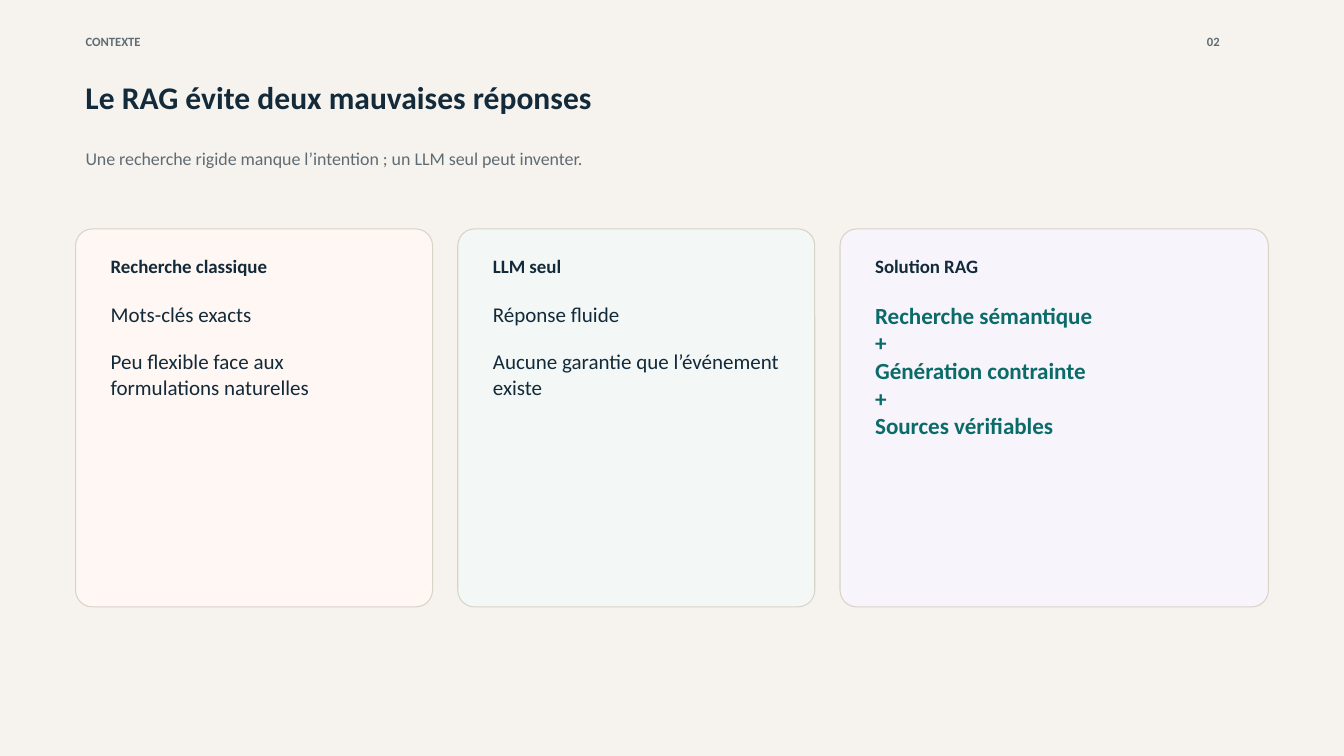
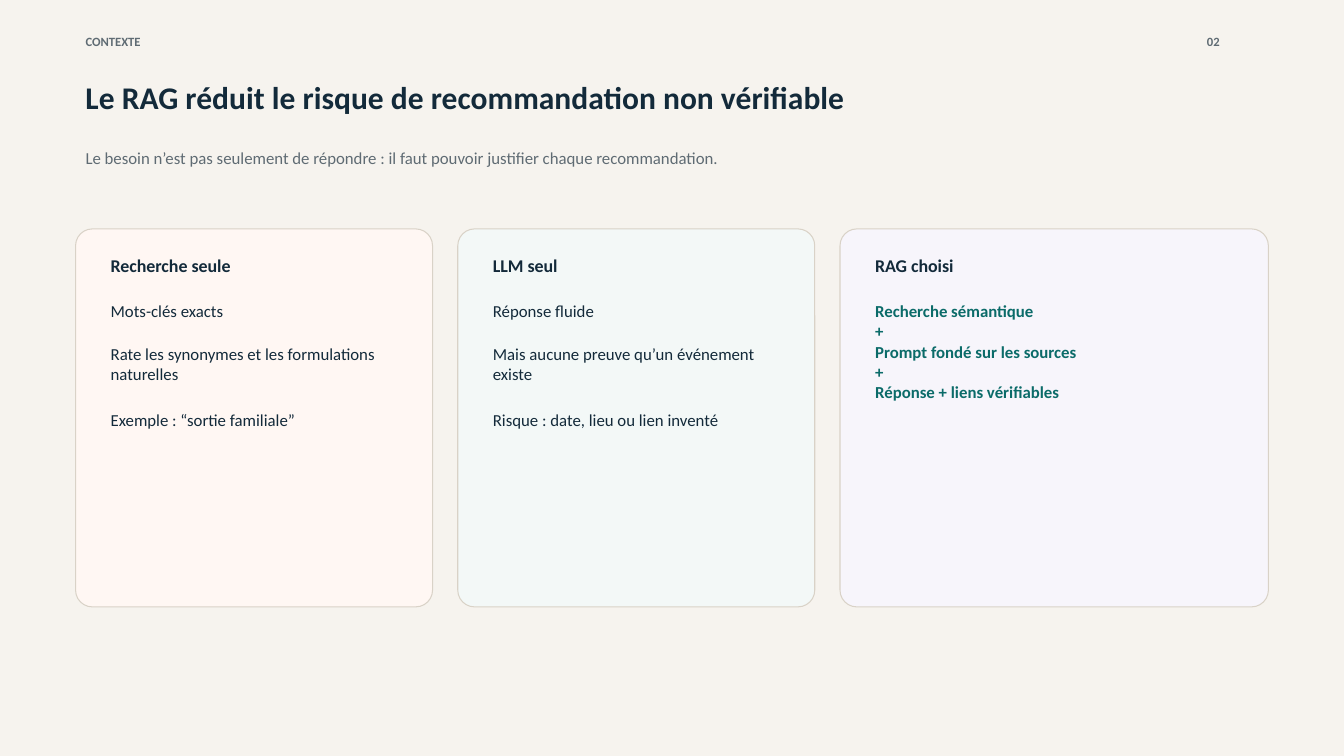
Before and after one commit to hgbe-GH/Projet7, a slide deck: slide 2 of outputs/openagenda-rag-soutenance.pptx. Drawn at 1344x756 pixels with LibreOffice and Linux fonts; fonts in the diff are those of the drawing. Boxes give left, top, right and bottom in pixels: in the first picture for what was removed or moved away, otherwise in the second. Text is boxed around its words. In the diff, an @@ line names an element or a change of style, - is before the commit and + after.

```diff
--- a/outputs/openagenda-rag-soutenance.pptx
+++ b/outputs/openagenda-rag-soutenance.pptx
@@ text at (85,87,844,114): text changed @@
-Le RAG évite deux mauvaises réponses
+Le RAG réduit le risque de recommandation non vérifiable
@@ text at (86,152,717,167): text changed; size 12.8 to 12 pt @@
-Une recherche rigide manque l’intention ; un LLM seul peut inventer.
+Le besoin n’est pas seulement de répondre : il faut pouvoir justifier chaque recommandation.
@@ text at (111,259,231,272): text changed; size 13.5 to 12.8 pt @@
-Recherche classique
+Recherche seule
@@ text "LLM seul" at (493,259,558,272): size 13.5 to 12.8 pt @@
@@ text at (875,259,953,272): text changed; size 13.5 to 12.8 pt @@
-Solution RAG
+RAG choisi
@@ text at (111,305,223,317): size 15 to 12 pt in "Mots-clés exacts" @@
@@ text at (493,305,594,320): size 15 to 12 pt in "Réponse fluide" @@
@@ text at (875,305,1033,320): size 16.5 to 12 pt in "Recherche sémantique", "+", "+" @@
@@ text at (111,348,375,429): text changed; size 15 to 12 pt @@
-Peu flexible face aux formulations naturelles
+Rate les synonymes et les formulations naturelles
+Exemple : “sortie familiale”
@@ text at (493,348,754,429): text changed; size 15 to 12 pt @@
-Aucune garantie que l’événement existe
+Mais aucune preuve qu’un événement existe
+Risque : date, lieu ou lien inventé
@@ text at (875,346,1077,361): text changed; size 16.5 to 12 pt @@
-Génération contrainte
+Prompt fondé sur les sources
@@ text at (875,386,1059,401): text changed; size 16.5 to 12 pt @@
-Sources vérifiables
+Réponse + liens vérifiables
```
Also in this commit, not shown: 11 other slides changed, 2 other files.
